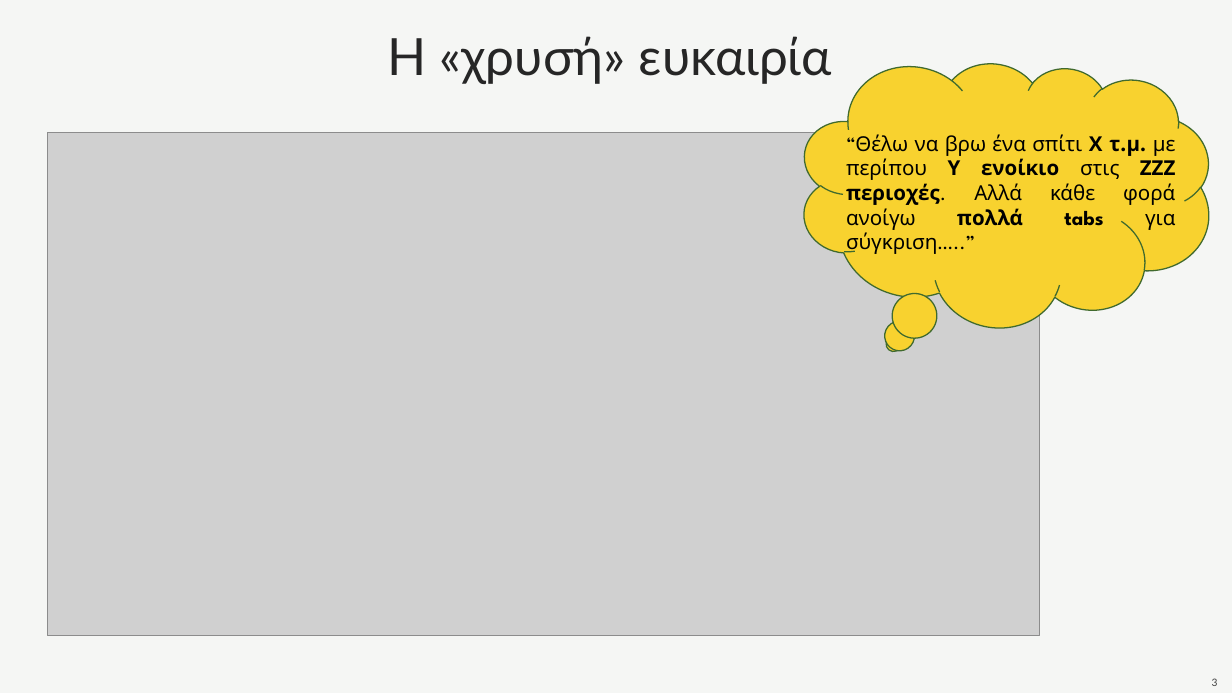
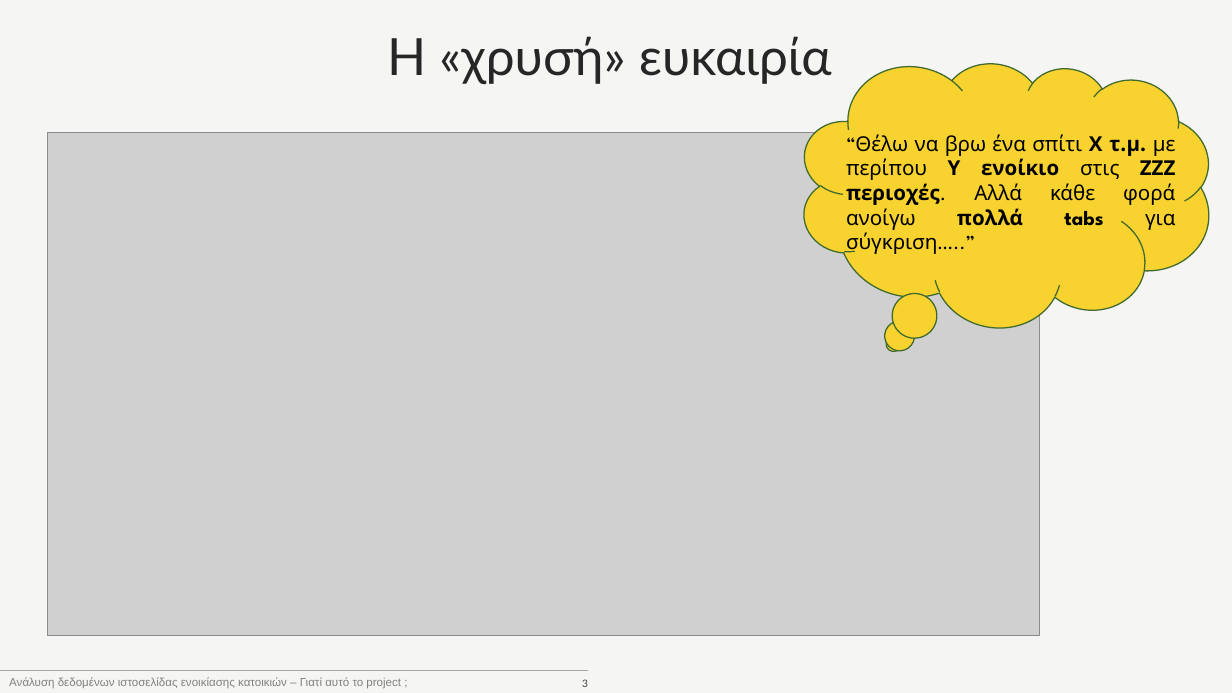
Before and after one commit to GerasimosPanagiotakopoulos/real-estate, a slide deck: slide 3 of presentation.pptx. Drawn at 1232x693 pixels with LibreOffice and Linux fonts; fonts in the diff are those of the drawing; grey boxes stand for pictures. Boxes give left, top, right and bottom in pixels: in the first picture for what was removed or moved away, otherwise in the second. Text is boxed around its words. In the diff, an @@ line names an element or a change of style, - is before the commit and + after.

```diff
--- a/presentation.pptx
+++ b/presentation.pptx
@@ page number: place and size @@
-page number at bbox=[1212, 678, 1218, 686]
+page number at bbox=[582, 679, 588, 687]
@@ line added from (0, 671) to (588, 671), #A6A6A6 0.5 pt @@
@@ text added at bbox=[9, 677, 401, 689], 9 pt, text #808080 @@
+Ανάλυση δεδομένων ιστοσελίδας ενοικίασης κατοικιών – Γιατί αυτό το project ;
```
Also in this commit, not shown: 2 other slides changed, 13 slides added, 1 slide removed, 2 other files.
